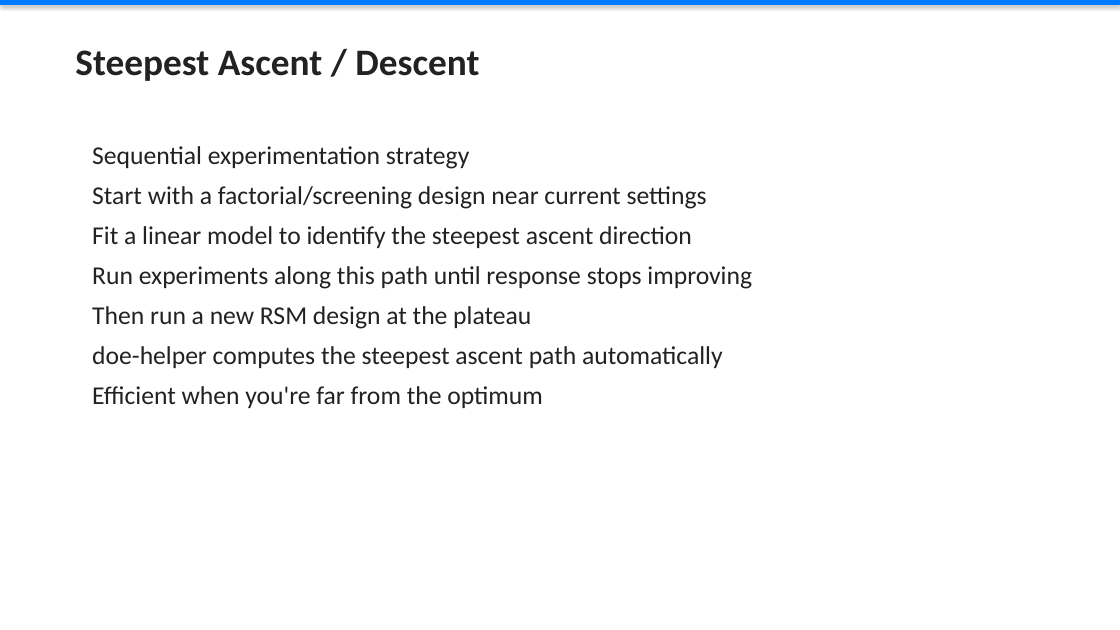
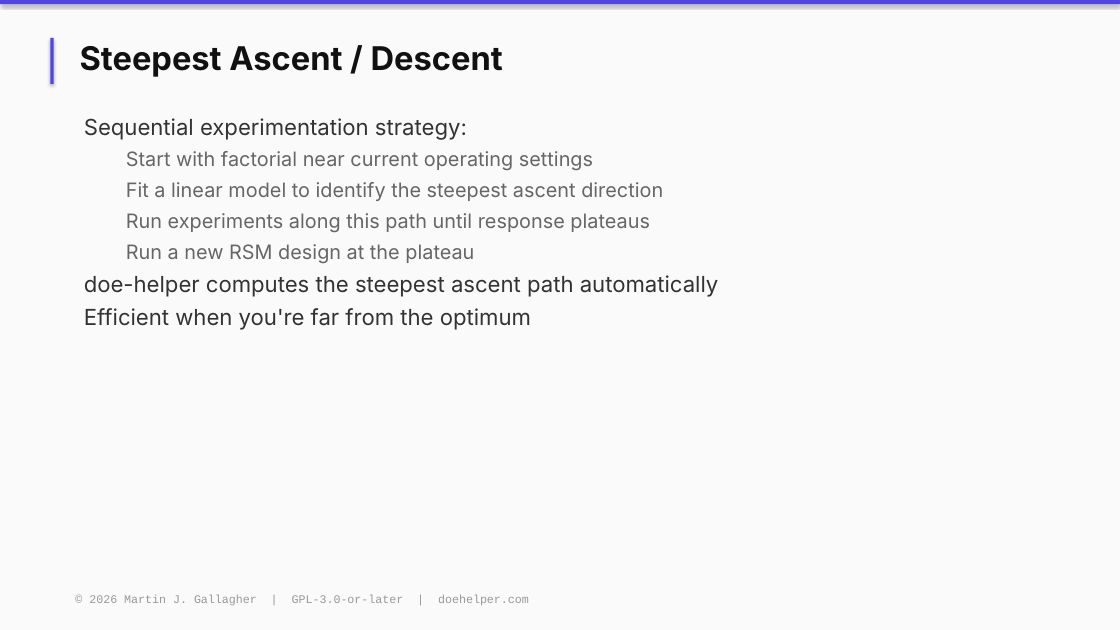
Before and after one commit to MartinGallagher-code/design_of_experiments, a slide deck: slide 8 of training/slides/Module_05_Response_Surface.pptx (slide 10 before the commit). Drawn at 1120x630 pixels with LibreOffice and Linux fonts; fonts in the diff are those of the drawing. Boxes give left, top, right and bottom in pixels: in the first picture for what was removed or moved away, otherwise in the second. Text is boxed around its words. In the diff, an @@ line names an element or a change of style, - is before the commit and + after.

```diff
--- a/training/slides/Module_05_Response_Surface.pptx
+++ b/training/slides/Module_05_Response_Surface.pptx
@@ background #FFFFFF to #FAFAFA @@
@@ rectangle at [0, 0, 1120, 4]: fill #007BFF to #5046E5 @@
@@ rectangle added at [50, 38, 54, 84], fill #5046E5 @@
@@ text "Steepest Ascent / Descent" at [80, 46, 503, 77]: size 32 to 28 pt, font Calibri to Inter, text colour #222222 to #111111 @@
@@ text "Sequential experimentation strategy:": place and size @@
-text "Sequential experimentation strategy:" at [92, 146, 752, 408]
+text "Sequential experimentation strategy:" at [84, 118, 719, 330]
@@ text at [84, 118, 593, 170]: text changed; size 22 to 17 pt; font Calibri to Inter; text colour #222222 to #666666 @@
-Sequential experimentation strategy
-Start with a factorial/screening design near current settings
+Sequential experimentation strategy:
+  Start with factorial near current operating settings
@@ text at [84, 182, 719, 330]: size 22 to 17 pt, text colour #222222 to #666666 in "Fit a linear model to identify the ..."; font Calibri to Inter in "Fit a linear model to identify the ...", "doe-helper computes the steepest ascent path automatically", "Efficient when you're far from the optimum"; size 22 to 19 pt, text colour #222222 to #333333 in "doe-helper computes the steepest ascent path automatically", "Efficient when you're far from the optimum"; list level 1 to 2 in "Fit a linear model to ..."; less space between paragraphs @@
@@ text at [126, 213, 650, 263]: text changed; size 22 to 17 pt; font Calibri to Inter; text colour #222222 to #666666 @@
-Run experiments along this path until response stops improving
-Then run a new RSM design at the plateau
+  Run experiments along this path until response plateaus
+  Run a new RSM design at the plateau
@@ text added at [89, 595, 529, 605], 10 pt, text #999999 @@
+© 2026 Martin J. Gallagher | GPL-3.0-or-later | doehelper.com
```
Also in this commit, not shown: 8 other slides changed, 1 slide added, 4 slides removed, 8 other files.
